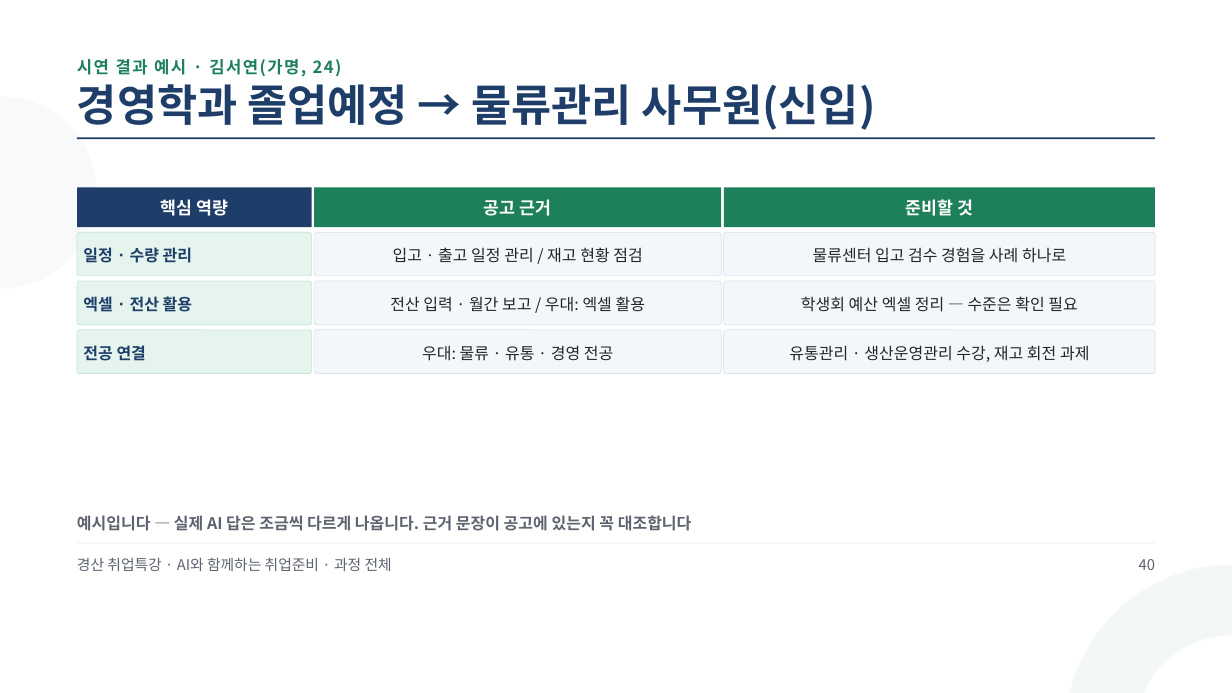
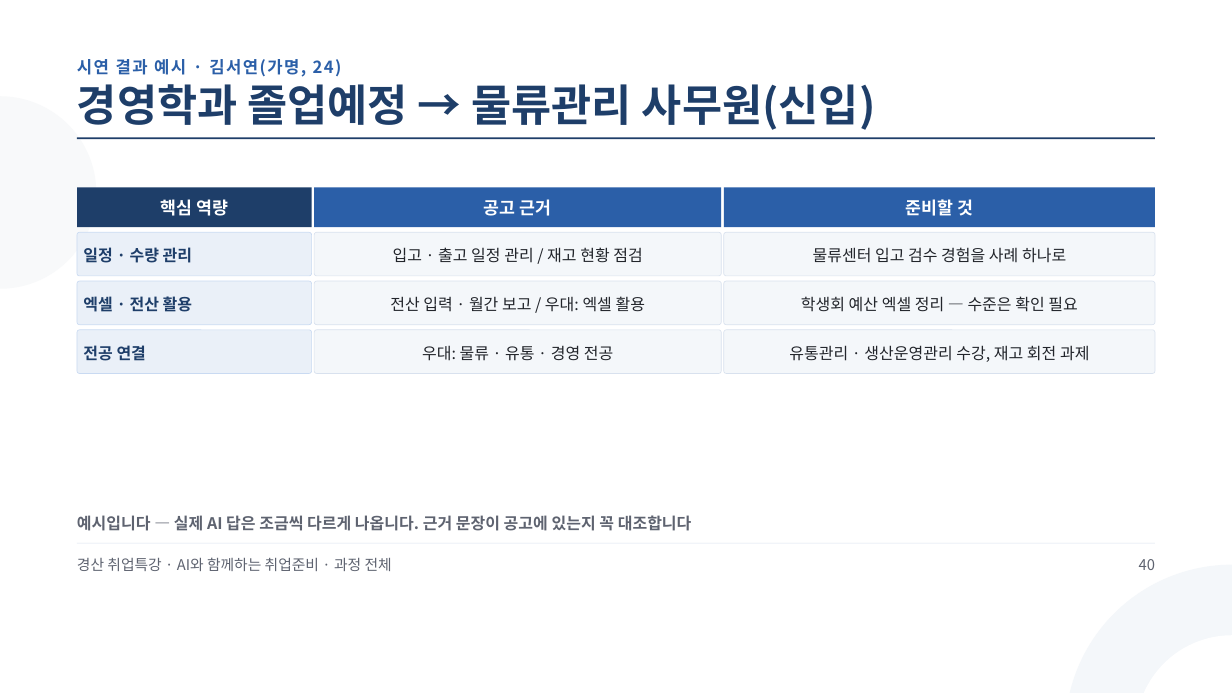
Before and after one commit to aebonlee/materials, a slide deck: slide 42 of gyeongsan/GSJOB2_경산취업특강_과정전체.pptx. Drawn at 1232x693 pixels with LibreOffice and Linux fonts; fonts in the diff are those of the drawing. Boxes give left, top, right and bottom in pixels: in the first picture for what was removed or moved away, otherwise in the second. Text is boxed around its words. In the diff, an @@ line names an element or a change of style, - is before the commit and + after.

```diff
--- a/gyeongsan/GSJOB2_경산취업특강_과정전체.pptx
+++ b/gyeongsan/GSJOB2_경산취업특강_과정전체.pptx
@@ text "시연 결과 예시 · 김서연(가명, ..." at <box>77,59,342,77</box>: text colour #1E7F5B to #2B5FA8 @@
@@ rectangle at <box>314,187,721,227</box>: fill #1E7F5B to #2B5FA8 @@
@@ rectangle at <box>724,187,1155,227</box>: fill #1E7F5B to #2B5FA8 @@
@@ fill #E6F4EE to #EAF0F8; outline #C3E6D8 0.75 pt to #C9DAF2 0.75 pt in 3 elements at <box>77,232,312,276</box>, <box>77,281,312,325</box>, <box>77,330,312,373</box> @@
```
Also in this commit, not shown: 84 other slides changed, 13 other files.
